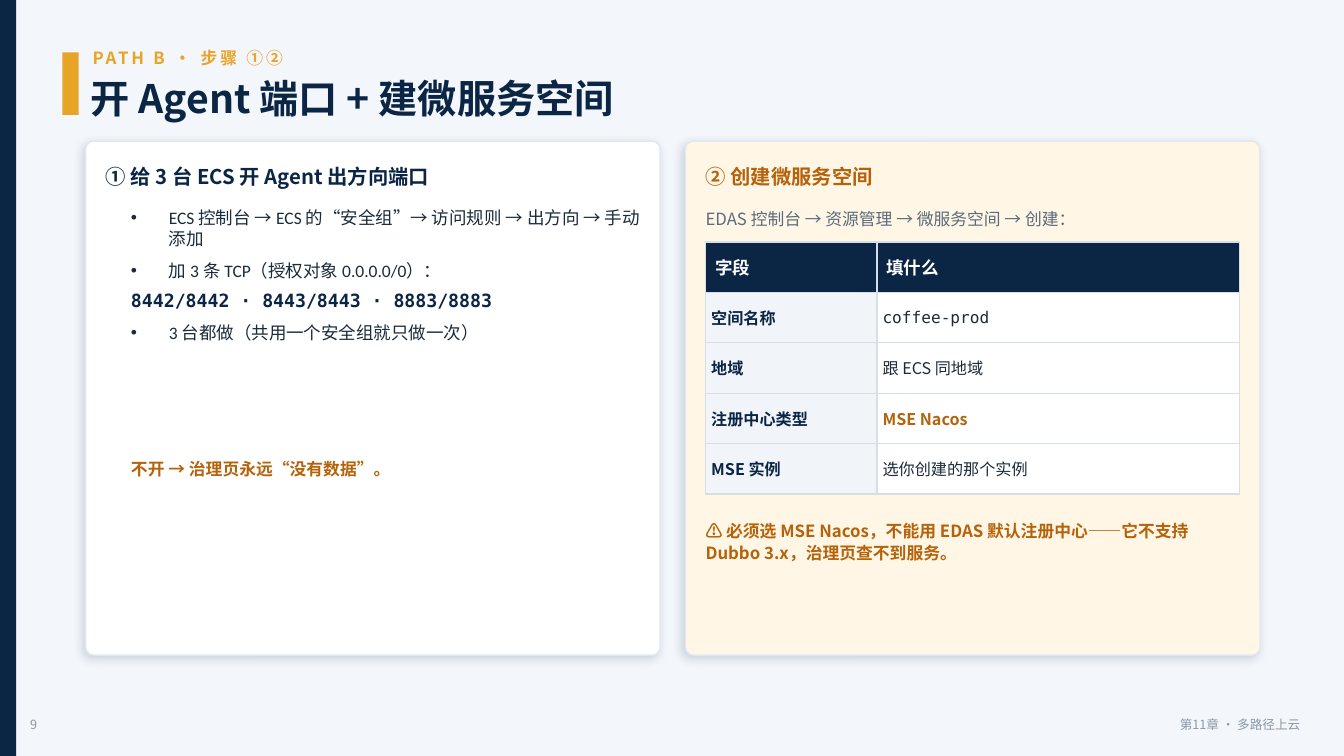
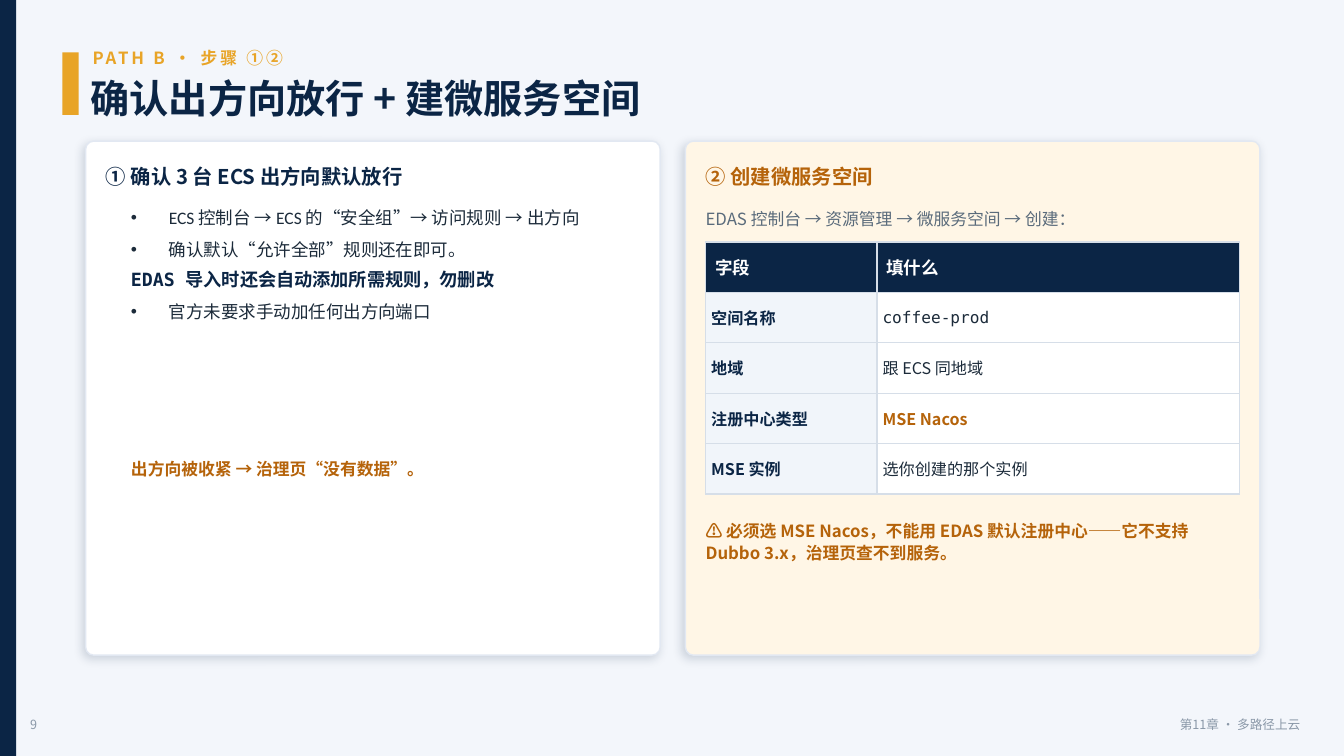
Before and after one commit to coffeeliuwei/cloudnativeapp, a slide deck: slide 10 of deck/第11章-上云部署-课件.pptx. Drawn at 1344x756 pixels with LibreOffice and Linux fonts; fonts in the diff are those of the drawing. Boxes give left, top, right and bottom in pixels: in the first picture for what was removed or moved away, otherwise in the second. Text is boxed around its words. In the diff, an @@ line names an element or a change of style, - is before the commit and + after.

```diff
--- a/deck/第11章-上云部署-课件.pptx
+++ b/deck/第11章-上云部署-课件.pptx
@@ text at (x1=91, y1=79, x2=641, y2=117): text changed @@
-开 Agent 端口 + 建微服务空间
+确认出方向放行 + 建微服务空间
@@ text at (x1=106, y1=166, x2=402, y2=186): text changed @@
-① 给 3 台 ECS 开 Agent 出方向端口
+① 确认 3 台 ECS 出方向默认放行
@@ text at (x1=131, y1=209, x2=579, y2=320): text changed @@
-• ECS 控制台 → ECS 的“安全组”→ 访问规则 → 出方向 → 手动添加
-• 加 3 条 TCP（授权对象 0.0.0.0/0）：
-8442/8442 · 8443/8443 · 8883/8883
-• 3 台都做（共用一个安全组就只做一次）
+• ECS 控制台 → ECS 的“安全组”→ 访问规则 → 出方向
+• 确认默认“允许全部”规则还在即可。
+EDAS 导入时还会自动添加所需规则，勿删改
+• 官方未要求手动加任何出方向端口
@@ text at (x1=131, y1=460, x2=424, y2=477): text changed @@
-不开 → 治理页永远“没有数据”。
+出方向被收紧 → 治理页“没有数据”。
```
Also in this commit, not shown: 16 other slides changed, 3 other files.
